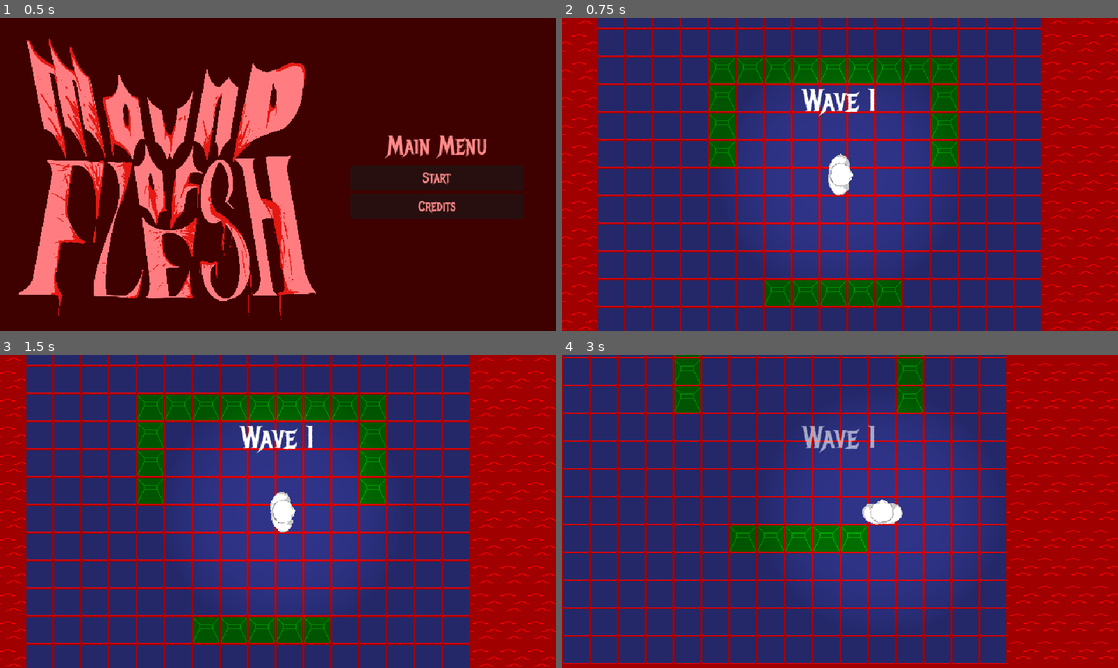
Above: before the commit, frames 1-4 (two rows, left to right).
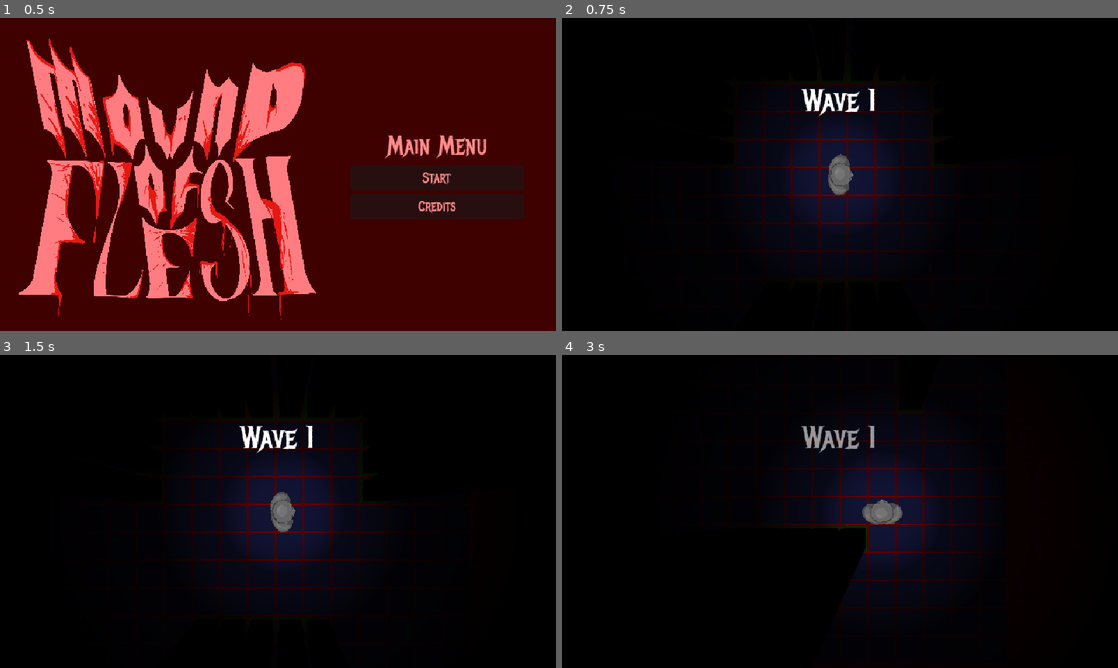
Above: after the commit, the same moments.

Repository: Burger-Bois/LD54-Godot-Team
Game: Godot game, scene res://scenes/main.tscn
Two runs of this game, one before a commit and one after it. Both use one fixed random seed, a clock stepped at 60 frames per second and the inputs below. Sound files missing from this copy of the repository are replaced by a short silence.
Inputs (mouse positions are in pixels of both pictures, inside the frame that each line leads up to):
- Up to frame 1 (0.5 s): no input
- Up to frame 2 (0.75 s): click "Start" at 0.5 s
- Up to frame 3 (1.5 s): tap Enter at 1.25 s; move the mouse to (400, 495) at 1.27 s; hold D (right) from 1.28 s (still down); hold Right mouse button (aim) from 1.28 s (still down)
- Up to frame 4 (3 s): move the mouse to (728, 527) at 2.02 s; release D (right) at 2.03 s; release Right mouse button (aim) at 2.03 s; hold S (down) 2.03-2.78 s; click (728, 527) at 2.1 s; move the mouse to (895, 442) at 2.77 s; hold D (right) from 2.78 s (still down); tap E (interact) at 2.85 s

Frame 1 is identical in both runs. In frame 2, 100% of the frame differs, in the area x 0-100%, y 0-100%; in frame 3, 100%; in frame 4, 100%.

Commit message:
added player lights and level darkening

Diff:
--- a/scenes/level.tscn
+++ b/scenes/level.tscn
@@ -43,10 +43,14 @@
 
 [sub_resource type="NavigationPolygon" id="NavigationPolygon_vhcuo"]
 
+[sub_resource type="OccluderPolygon2D" id="OccluderPolygon2D_ol7a0"]
+polygon = PackedVector2Array(-12.5, -12, 13, -12, 12.5, 12, -12.5, 12)
+
 [sub_resource type="TileSetAtlasSource" id="TileSetAtlasSource_1rjhd"]
 texture = ExtResource("3_3dy2v")
 texture_region_size = Vector2i(32, 32)
 0:0/0 = 0
+0:0/0/occlusion_layer_0/polygon = SubResource("OccluderPolygon2D_ol7a0")
 0:0/0/physics_layer_0/linear_velocity = Vector2(0, 0)
 0:0/0/physics_layer_0/angular_velocity = 0.0
 0:0/0/physics_layer_0/polygon_0/points = PackedVector2Array(-16, -16, 16, -16, 16, 16, -16, 16)
@@ -68,6 +72,7 @@
 
 [sub_resource type="TileSet" id="TileSet_58y2h"]
 tile_size = Vector2i(32, 32)
+occlusion_layer_0/light_mask = 3
 physics_layer_0/collision_layer = 4
 physics_layer_1/collision_layer = 8
 physics_layer_1/collision_mask = 2
@@ -106,6 +111,9 @@
 [node name="ObstacleManager" parent="." node_paths=PackedStringArray("tilemap") instance=ExtResource("9_hw2va")]
 tilemap = NodePath("../TileMap")
 
+[node name="CanvasModulate" type="CanvasModulate" parent="."]
+color = Color(0, 0, 0, 1)
+
 [connection signal="interacted" from="Player" to="ObstacleManager" method="interact_with_position"]
 [connection signal="killed" from="Player" to="." method="finish_game"]
 [connection signal="carrying_obstacle_changed" from="ObstacleManager" to="Player" method="set_carrying"]
--- a/scenes/player.tscn
+++ b/scenes/player.tscn
@@ -50,8 +50,23 @@
 bus = &"SFX"
 
 [node name="PointLight2D" type="PointLight2D" parent="."]
+scale = Vector2(0.25, 0.25)
+color = Color(0.717647, 0.717647, 0.717647, 1)
+energy = 0.35
+blend_mode = 2
+shadow_enabled = true
+texture = ExtResource("6_5r6jh")
+
+[node name="PointLight2D2" type="PointLight2D" parent="."]
 scale = Vector2(0.5, 0.5)
-color = Color(0.305882, 0.305882, 0.305882, 1)
+color = Color(0.717647, 0.717647, 0.717647, 1)
+energy = 0.25
+shadow_enabled = true
+texture = ExtResource("6_5r6jh")
+
+[node name="PointLight2D3" type="PointLight2D" parent="."]
+color = Color(0.717647, 0.717647, 0.717647, 1)
+energy = 0.1
 shadow_enabled = true
 texture = ExtResource("6_5r6jh")
 
Not shown: 1 places in scenes/level.tscn that only renumber resources
